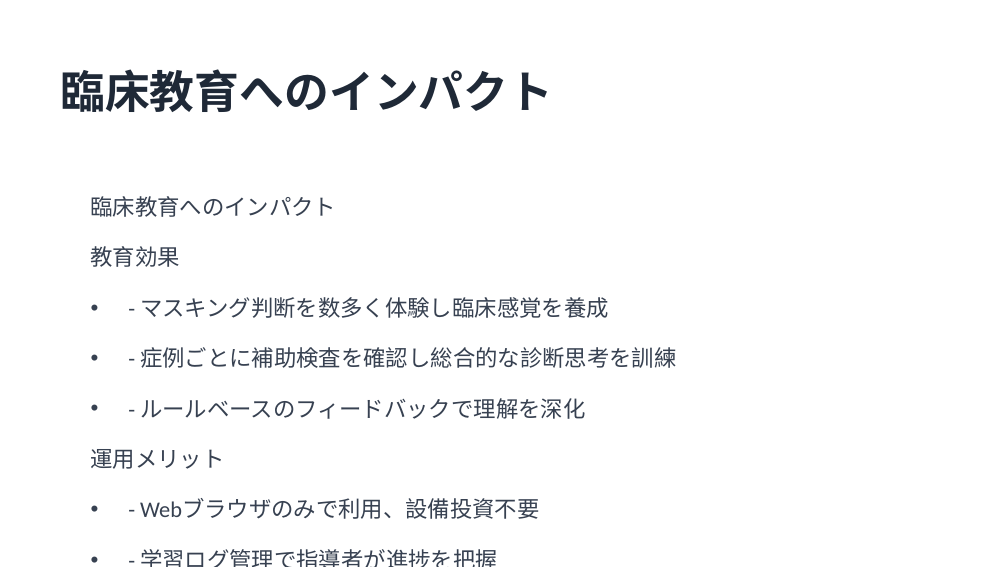
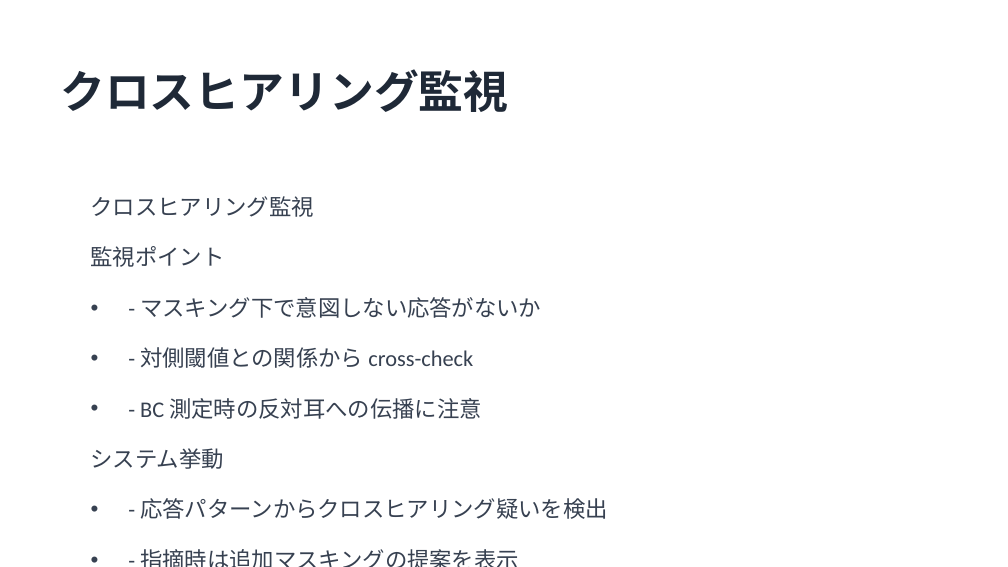
Before and after one commit to HIdechan-Maeda/Audiogram-masking-training-ver.2, a slide deck: slide 9 of HearSim_マスキング訓練プレゼン.pptx. Drawn at 1008x567 pixels with LibreOffice and Linux fonts; fonts in the diff are those of the drawing. Boxes give left, top, right and bottom in pixels: in the first picture for what was removed or moved away, otherwise in the second. Text is boxed around its words. In the diff, an @@ line names an element or a change of style, - is before the commit and + after.

```diff
--- a/HearSim_マスキング訓練プレゼン.pptx
+++ b/HearSim_マスキング訓練プレゼン.pptx
@@ text at <box>60,69,508,112</box>: text changed @@
-臨床教育へのインパクト
+クロスヒアリング監視
@@ text at <box>91,196,314,217</box>: text changed @@
-臨床教育へのインパクト
+クロスヒアリング監視
@@ text at <box>91,246,225,267</box>: text changed @@
-教育効果
+監視ポイント
@@ text at <box>140,297,541,318</box>: text changed @@
-• - マスキング判断を数多く体験し臨床感覚を養成
+• - マスキング下で意図しない応答がないか
@@ text at <box>140,347,473,368</box>: text changed @@
-• - 症例ごとに補助検査を確認し総合的な診断思考を訓練
+• - 対側閾値との関係から cross-check
@@ text at <box>140,398,481,419</box>: text changed @@
-• - ルールベースのフィードバックで理解を深化
+• - BC 測定時の反対耳への伝播に注意
@@ text at <box>91,448,224,469</box>: text changed @@
-運用メリット
+システム挙動
@@ text at <box>140,498,608,519</box>: text changed @@
-• - Webブラウザのみで利用、設備投資不要
+• - 応答パターンからクロスヒアリング疑いを検出
@@ text at <box>81,534,927,567</box>: text changed @@
-• - 学習ログ管理で指導者が進捗を把握
+• - 指摘時は追加マスキングの提案を表示
```
Also in this commit, not shown: 8 other slides changed, 4 slides added, 4 slides removed, 1 other file.
